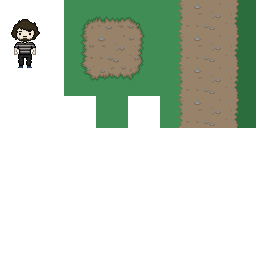
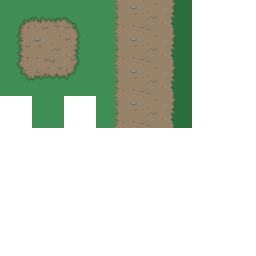
Revision of a layered 256 x 256 image; what changed, layer by layer:
painted on "Background" over (x1=0, y1=0, x2=256, y2=128)
